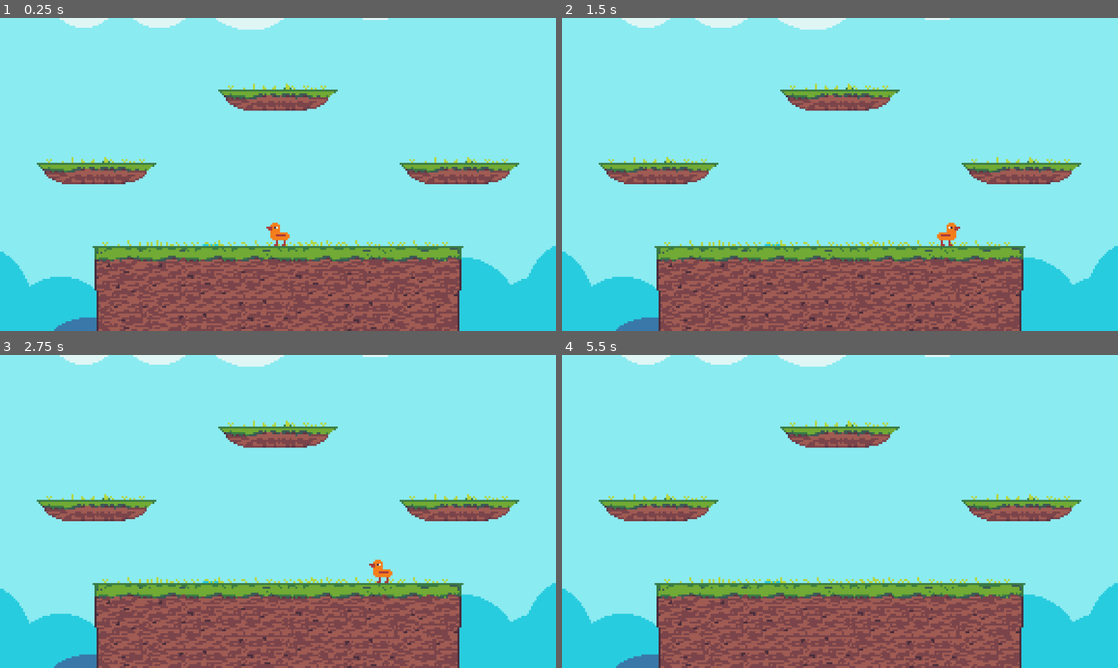
Above: before the commit, frames 1-4 (two rows, left to right).
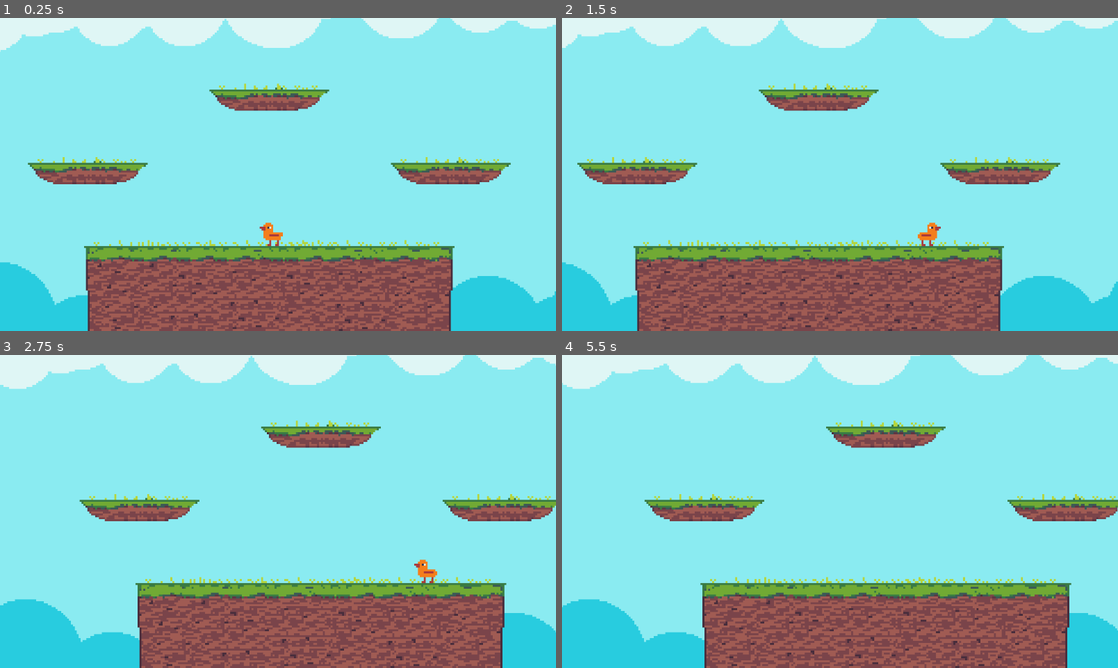
Above: after the commit, the same moments.

Repository: Shuflduf/Goose-Fight-Real
Game: Godot game, scene res://world.tscn
The game is run twice, just before and just after one commit, with the same random seed, the same clock (stepped at 60 frames per second) and the same inputs.
Inputs:
- Up to frame 1 (0.25 s): no input
- Up to frame 2 (1.5 s): hold Right (right) from 0.53 s (still down); tap Z (jump) at 0.77 s
- Up to frame 3 (2.75 s): tap Z (jump) at 1.52 s; release Right (right) at 2.03 s; hold Left (left) from 2.03 s (still down)
- Up to frame 4 (5.5 s): release Left (left) at 2.78 s; hold Right (right) 2.78-4.28 s; tap Z (jump) at 3.02, 3.77, 4.52 s; hold Left (left) 4.28-5.03 s; hold Right (right) from 5.03 s (still down)

The runs differ from the first frame. In frame 1, 18% of the frame differs, in the area x 0-100%, y 0-100%; in frame 2, 19%; in frame 3, 23%; in frame 4, 23%.

Commit message:
simple paralax

Diff:
--- /dev/null
+++ b/world.gd
@@ -0,0 +1,5 @@
+extends Node2D
+
+
+func _physics_process(delta: float) -> void:
+    %Cam.position.x = sin(Time.get_ticks_msec() / 500.0) * 100.0
--- a/world.tscn
+++ b/world.tscn
@@ -1,5 +1,6 @@
-[gd_scene load_steps=9 format=3 uid="uid://cb26isyjfuqo1"]
+[gd_scene load_steps=10 format=3 uid="uid://cb26isyjfuqo1"]
 
+[ext_resource type="Script" uid="uid://bpco7b0p1uaxn" path="res://world.gd" id="1_036b0"]
 [ext_resource type="PackedScene" uid="uid://difolhje4qshv" path="res://player.tscn" id="2_tlwt5"]
 [ext_resource type="Texture2D" uid="uid://lfh2o51u2inl" path="res://Sprites/arena.png" id="3_aqk2v"]
 [ext_resource type="Texture2D" uid="uid://bnxos6ffnfhr2" path="res://roa.png" id="3_tlwt5"]
@@ -22,11 +23,16 @@
 b = Vector2(124, -176)
 
 [node name="World" type="Node2D"]
+script = ExtResource("1_036b0")
 
 [node name="Player" parent="." instance=ExtResource("2_tlwt5")]
-position = Vector2(0, 120)
+position = Vector2(704, 524)
 
-[node name="Camera2D" type="Camera2D" parent="."]
+[node name="Node2D" type="Node2D" parent="."]
+position = Vector2(700, 400)
+
+[node name="Cam" type="Camera2D" parent="Node2D"]
+unique_name_in_owner = true
 
 [node name="Roa" type="Sprite2D" parent="."]
 visible = false
@@ -40,22 +46,26 @@
 position = Vector2(0, 28)
 scale = Vector2(4, 4)
 texture = ExtResource("3_aqk2v")
+centered = false
 
-[node name="ParallaxBackground" type="ParallaxBackground" parent="Arena"]
+[node name="Parallax2D" type="Parallax2D" parent="Arena"]
+z_index = -100
+scroll_scale = Vector2(0.5, 0.5)
 
-[node name="ParallaxLayer" type="ParallaxLayer" parent="Arena/ParallaxBackground"]
-
-[node name="ArenaBg" type="Sprite2D" parent="Arena/ParallaxBackground/ParallaxLayer"]
+[node name="ArenaBg" type="Sprite2D" parent="Arena/Parallax2D"]
 scale = Vector2(4, 4)
 texture = ExtResource("4_aqk2v")
+centered = false
 
 [node name="StaticBody2D2" type="StaticBody2D" parent="Arena"]
+position = Vector2(700, 400)
 collision_mask = 0
 
 [node name="CollisionShape2D" type="CollisionShape2D" parent="Arena/StaticBody2D2"]
 shape = SubResource("SegmentShape2D_tlwt5")
 
 [node name="StaticBody2D3" type="StaticBody2D" parent="Arena"]
+position = Vector2(700, 400)
 collision_layer = 2
 collision_mask = 0
 
@@ -64,6 +74,7 @@
 one_way_collision = true
 
 [node name="StaticBody2D4" type="StaticBody2D" parent="Arena"]
+position = Vector2(700, 400)
 collision_layer = 2
 collision_mask = 0
 
@@ -72,6 +83,7 @@
 one_way_collision = true
 
 [node name="StaticBody2D5" type="StaticBody2D" parent="Arena"]
+position = Vector2(700, 400)
 collision_layer = 2
 collision_mask = 0
 
Not shown, added: world.gd.uid
